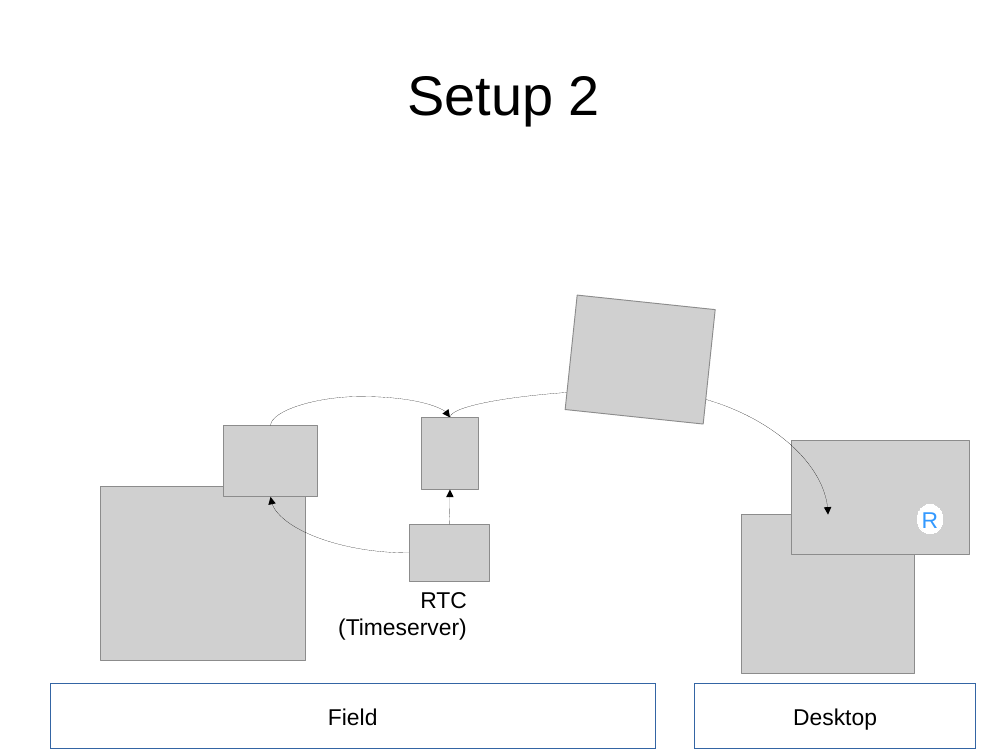
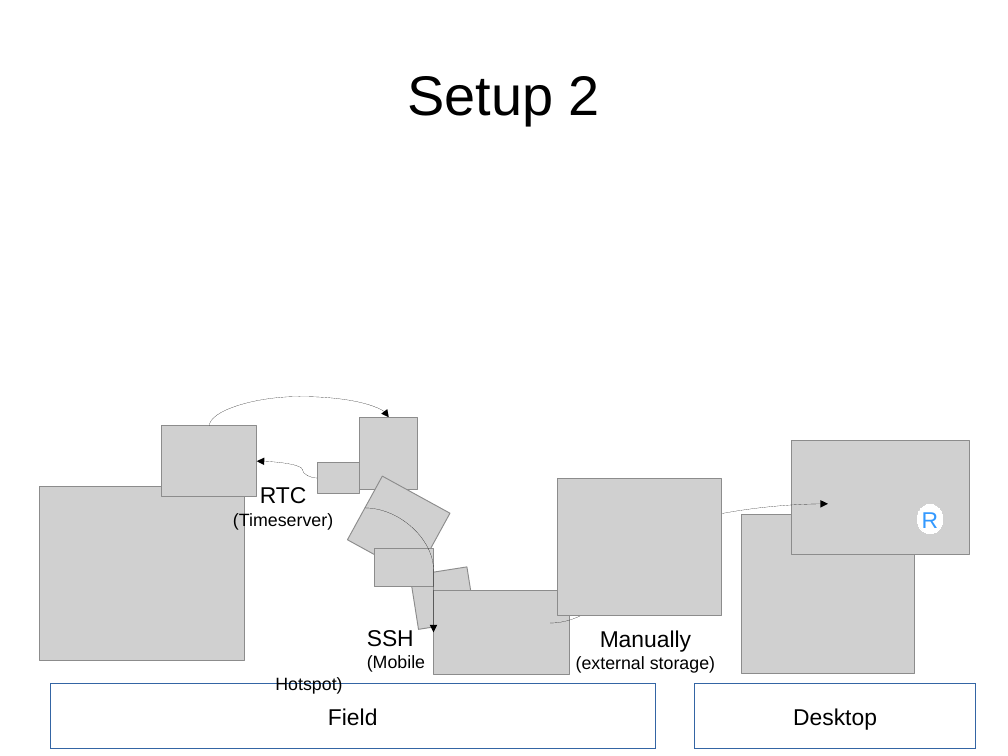
Before and after one commit to georoen/MA, a slide deck: slide 2 of extra/concept.odp. Drawn at 1008x756 pixels with LibreOffice and Linux fonts; fonts in the diff are those of the drawing; grey boxes stand for pictures. Boxes give left, top, right and bottom in pixels: in the first picture for what was removed or moved away, otherwise in the second. Text is boxed around its words. In the diff, an @@ line names an element or a change of style, - is before the commit and + after.

```diff
--- a/extra/concept.odp
+++ b/extra/concept.odp
@@ 3 pictures, 1 curved arrow: place and size @@
-3 pictures, 1 curved arrow at [101, 397, 479, 661]
+3 pictures, 1 curved arrow at [39, 397, 418, 661]
@@ text "RTC": place and size @@
-text "RTC" at [338, 592, 467, 640]
+text "RTC" at [233, 487, 333, 530]
@@ text "RTC" at [233, 487, 333, 530]: size 18 to 14 pt in "(Timeserver)"; alignment right to centre @@
@@ curved arrow moved from (410, 553) - (271, 497) to (317, 478) - (257, 461) @@
@@ picture added at [317, 463, 359, 493] @@
@@ picture at [558, 479, 722, 617]: rotation 6 to 0 degrees @@
@@ curved arrow removed from (449, 524) to (450, 489) @@
@@ curved arrow moved from (450, 417) - (829, 515) to (551, 623) - (829, 504) @@
@@ picture: place and size @@
-picture at [410, 524, 490, 582]
+picture at [374, 549, 434, 587]
@@ group added at [275, 476, 569, 694]: 3 pictures, 1 curved arrow, 1 text @@
+SSH
+(Mobile Hotspot)
@@ text added at [576, 630, 715, 673], 14 pt, text #000000 @@
+Manually
+(external storage)
```
Also in this commit, not shown: 1 slide added, 2 other files.
